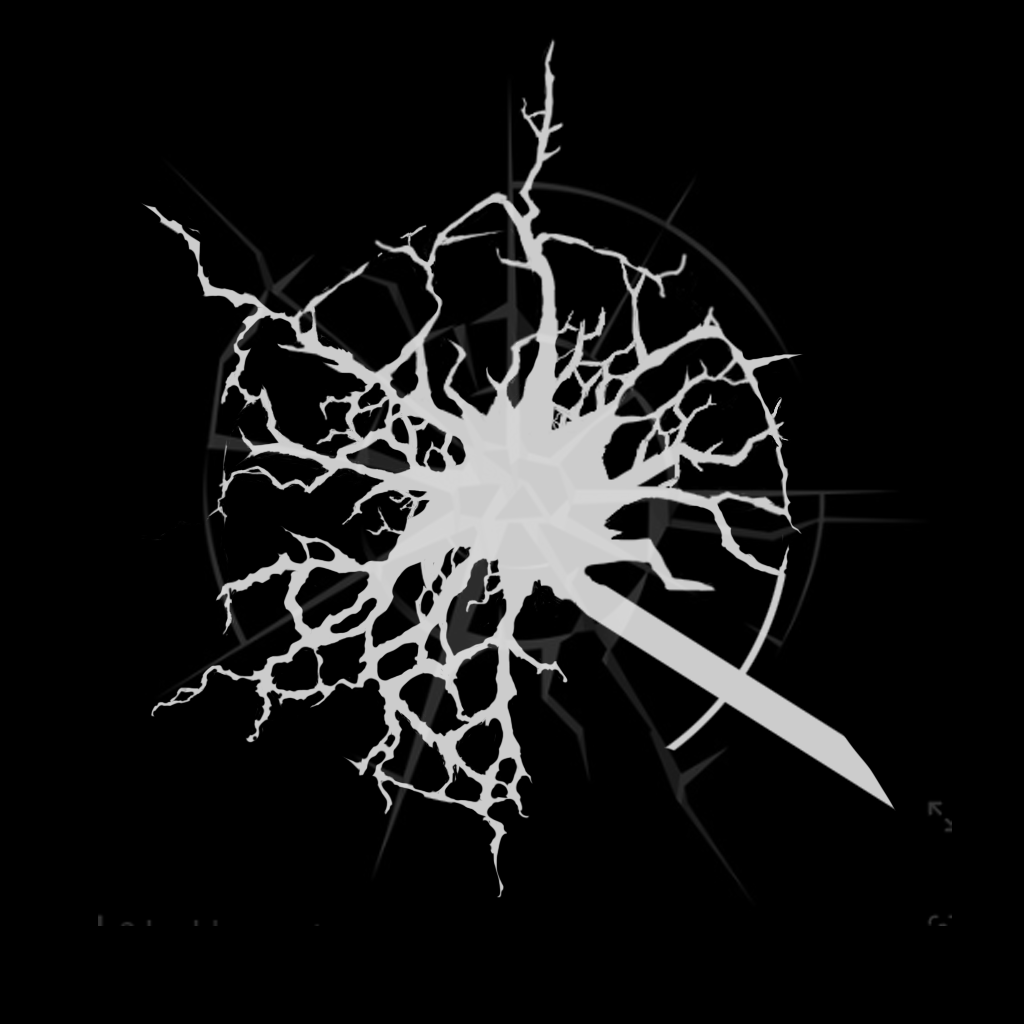
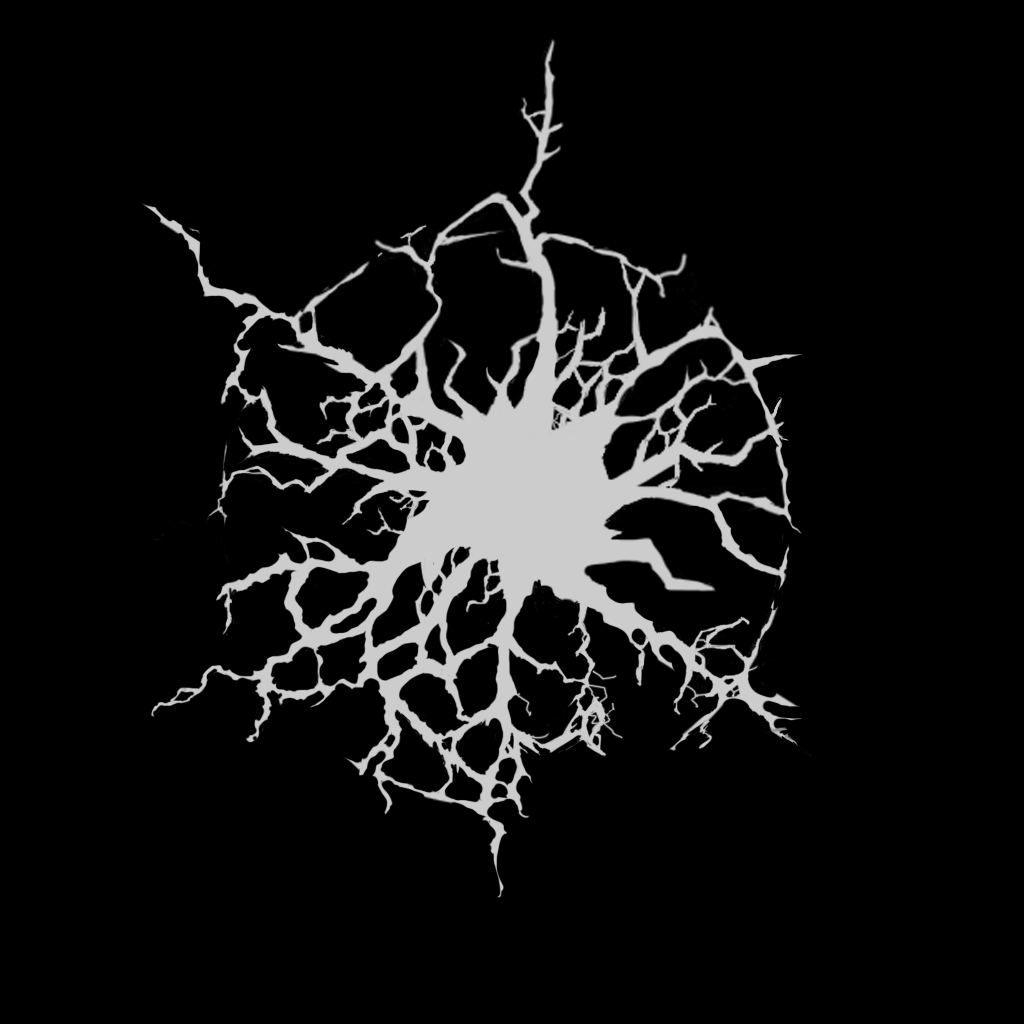
Layers edited between the first and the second w=1024, h=1024 image:
hid "가이드" over left=98, top=79, right=952, bottom=926
painted on "레이어 2" over left=440, top=574, right=896, bottom=811
